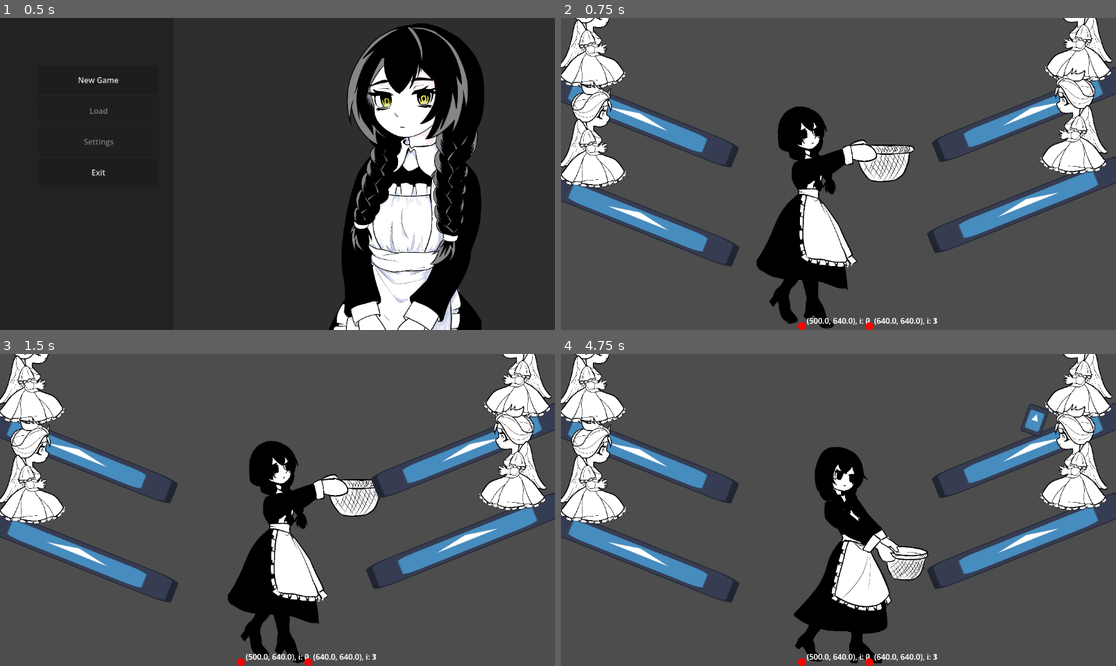
Above: before the commit, frames 1-4 (two rows, left to right).
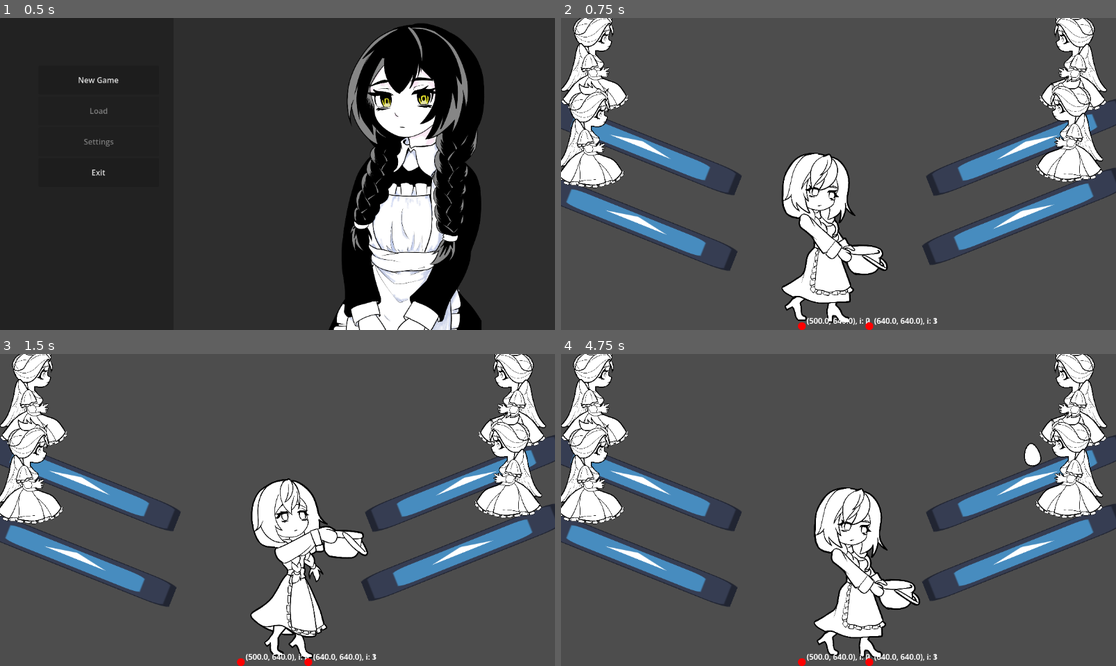
Above: after the commit, the same moments.

Repository: tenglor/alt-arcade
Game: Godot game, scene res://ui/main_menu/main_menu.tscn
The game is run twice, just before and just after one commit, with the same random seed, the same clock (stepped at 60 frames per second) and the same inputs. The engine's default icon, where the game draws it, is replaced by a stand-in: a white triangle on a blue panel in a dark square.
Inputs (mouse positions are in pixels of both pictures, inside the frame that each line leads up to):
- Up to frame 1 (0.5 s): no input
- Up to frame 2 (0.75 s): click "New Game" at 0.5 s
- Up to frame 3 (1.5 s): tap Enter at 1.25 s; move the mouse to (399, 494) at 1.27 s; click (399, 494) at 1.42 s
- Up to frame 4 (4.75 s): tap Space at 2, 3.5 s; move the mouse to (727, 525) at 2.02 s; click (727, 525) at 2.17 s; tap Enter at 2.75 s; move the mouse to (894, 441) at 2.77 s; click (894, 441) at 2.92 s; move the mouse to (810, 572) at 3.52 s; click (810, 572) at 3.67 s; move the mouse to (1005, 556) at 4.27 s; click (1005, 556) at 4.42 s

Frame 1 is identical in both runs. In frame 2, 23% of the frame differs, in the area x 0-100%, y 0-100%; in frame 3, 23%; in frame 4, 22%.
Error after the commit: Parse Error: Preload file "res://objects/egg/egg_sharp.tscn" does not exist. (res://objects/egg/egg.gd:5)

Commit message:
added egg shards

Diff:
--- a/actors/chicken/chicken.gd
+++ b/actors/chicken/chicken.gd
@@ -8,36 +8,22 @@
 func _ready() -> void:
 	pass # Replace with function body.
 
-func spawn_egg():
+func spawn_egg(pos: Vector2):
 	# Создаем экземпляр (копию) шаблона
-	var egg_instance = egg_prefab.instantiate()
+	var egg = egg_prefab.instantiate()
+	get_parent().add_child(egg)
 	# Устанавливаем его позицию
-	egg_instance.position = egg_spawn
-	egg_instance.apply_central_impulse(Vector2(10, 0))
-	egg_instance.apply_torque_impulse(500.0)
+	egg.position = pos
+	egg.apply_central_impulse(Vector2(10, 0))
+	egg.apply_torque_impulse(500.0)
+	# egg.scale = Vector2.ONE
+	# egg.global_scale = Vector2.ONE
+	# egg.call_deferred("set_transform", Transform2D.IDENTITY)
+	# egg.call_deferred("set_global_position", pos)
+	# egg.call_deferred("set_scale", Vector2.ONE)
 	# Добавляем в дерево сцены как дочерний узел
-	add_child(egg_instance)
 
-func _on_timer_timeout():
-	spawn_egg()
-	is_timeout = false
-	print("Прошло 3 секунды!")
 
 # Called every frame. 'delta' is the elapsed time since the previous frame.
 func _process(delta: float) -> void:
-	return
-	if is_timeout:
-		return
-	print("Создание таймера")
-	is_timeout = true
-	# Создаем новый таймер
-	var timer = Timer.new()
-	# Добавляем его в сцену
-	add_child(timer)
-	# Устанавливаем интервал в 10 секунд
-	timer.wait_time = 3.0
-	timer.one_shot = true
-	# Автоматически запускаем при входе в дерево сцены
-	timer.start()
-	# Подключаем сигнал timeout к функции
-	timer.timeout.connect(_on_timer_timeout)
+	pass
--- a/actors/chicken/chicken.tscn
+++ b/actors/chicken/chicken.tscn
@@ -7,6 +7,6 @@
 script = ExtResource("1_kjdr2")
 
 [node name="Sprite2D" type="Sprite2D" parent="." unique_id=212569177]
-position = Vector2(-1.9999999, -93.00001)
+position = Vector2(-1.1920929e-07, -113.00001)
 scale = Vector2(0.165, 0.165)
 texture = ExtResource("2_hf43r")
--- a/actors/player/player.tscn
+++ b/actors/player/player.tscn
@@ -9,19 +9,19 @@
 
 [sub_resource type="AtlasTexture" id="AtlasTexture_15y17"]
 atlas = ExtResource("4_lsqbn")
-region = Rect2(0, 0, 2039, 2894)
+region = Rect2(0, 0, 1020, 1447)
 
-[sub_resource type="AtlasTexture" id="AtlasTexture_388e2"]
+[sub_resource type="AtlasTexture" id="AtlasTexture_bop6h"]
 atlas = ExtResource("4_15y17")
-region = Rect2(0, 0, 2039, 2894)
+region = Rect2(0, 0, 1020, 1447)
 
 [sub_resource type="AtlasTexture" id="AtlasTexture_a744p"]
 atlas = ExtResource("3_ax26v")
-region = Rect2(0, 0, 2039, 2894)
+region = Rect2(0, 0, 1020, 1447)
 
-[sub_resource type="AtlasTexture" id="AtlasTexture_lsln6"]
+[sub_resource type="AtlasTexture" id="AtlasTexture_388e2"]
 atlas = ExtResource("6_bop6h")
-region = Rect2(0, 0, 2039, 2894)
+region = Rect2(0, 0, 1020, 1447)
 
 [sub_resource type="SpriteFrames" id="SpriteFrames_ax26v"]
 animations = [{
@@ -29,15 +29,15 @@
 "duration": 1.0,
 "texture": SubResource("AtlasTexture_15y17")
 }],
-"loop": true,
+"loop": 1,
 "name": &"quarter0",
 "speed": 5.0
 }, {
 "frames": [{
 "duration": 1.0,
-"texture": SubResource("AtlasTexture_388e2")
+"texture": SubResource("AtlasTexture_bop6h")
 }],
-"loop": true,
+"loop": 1,
 "name": &"quarter1",
 "speed": 5.0
 }, {
@@ -45,21 +45,21 @@
 "duration": 1.0,
 "texture": SubResource("AtlasTexture_a744p")
 }],
-"loop": true,
+"loop": 1,
 "name": &"quarter2",
 "speed": 5.0
 }, {
 "frames": [{
 "duration": 1.0,
-"texture": SubResource("AtlasTexture_lsln6")
+"texture": SubResource("AtlasTexture_388e2")
 }],
-"loop": true,
+"loop": 1,
 "name": &"quarter3",
 "speed": 5.0
 }]
 
 [sub_resource type="RectangleShape2D" id="RectangleShape2D_p07ip"]
-size = Vector2(122, 77.5)
+size = Vector2(51.5, 33.875)
 
 [node name="Player" type="Node2D" unique_id=766519368 groups=["player"]]
 script = ExtResource("1_ilk7j")
@@ -74,30 +74,31 @@
 texture = ExtResource("3_ax26v")
 
 [node name="AnimatedSprite2D" type="AnimatedSprite2D" parent="." unique_id=232555983]
-position = Vector2(-2, -232)
+position = Vector2(0, -119)
 scale = Vector2(0.16184404, 0.16184404)
 sprite_frames = SubResource("SpriteFrames_ax26v")
-animation = &"quarter1"
+animation = &"quarter3"
 
 [node name="Basket" type="Area2D" parent="." unique_id=788022185 groups=["player"]]
-collision_layer = 3
+collision_layer = 2
+collision_mask = 5
 
 [node name="shape0" type="CollisionShape2D" parent="Basket" unique_id=621908826]
-position = Vector2(-102, -339.75)
+position = Vector2(-50, -165)
 shape = SubResource("RectangleShape2D_p07ip")
 disabled = true
 
 [node name="shape1" type="CollisionShape2D" parent="Basket" unique_id=948579637]
-position = Vector2(100, -339)
+position = Vector2(48, -164)
 shape = SubResource("RectangleShape2D_p07ip")
 disabled = true
 
 [node name="shape2" type="CollisionShape2D" parent="Basket" unique_id=623608090]
-position = Vector2(-104, -174)
+position = Vector2(-34, -80)
 shape = SubResource("RectangleShape2D_p07ip")
 disabled = true
 
 [node name="shape3" type="CollisionShape2D" parent="Basket" unique_id=1707534907]
-position = Vector2(97, -171)
+position = Vector2(40, -80)
 shape = SubResource("RectangleShape2D_p07ip")
 disabled = true
--- a/objects/chicken_roost/chicken_roost.gd
+++ b/objects/chicken_roost/chicken_roost.gd
@@ -22,11 +22,9 @@
 func _on_area_entered(body) -> void:
 	if body.is_in_group("player"):
 		player_check = true;
-		print("Player come")
 
 func _on_area_exited(body) -> void:
 	if body.is_in_group("player"):
-		print("Player gone")
 		player_check = false;
 
 func _process(delta: float) -> void:
--- a/objects/chicken_roost/chicken_roost.tscn
+++ b/objects/chicken_roost/chicken_roost.tscn
@@ -14,7 +14,7 @@
 script = ExtResource("1_y45th")
 
 [node name="StaticBody2D" type="StaticBody2D" parent="." unique_id=2060797645]
-position = Vector2(97, 85)
+position = Vector2(100, 74)
 rotation = 0.38048178
 scale = Vector2(3.41, 0.425)
 
@@ -24,10 +24,12 @@
 [node name="CollisionShape2D" type="CollisionShape2D" parent="StaticBody2D" unique_id=1130313723]
 shape = SubResource("RectangleShape2D_ef1i7")
 
-[node name="Kitchen" parent="." unique_id=942798572 instance=ExtResource("2_y45th")]
+[node name="Chicken" parent="." unique_id=942798572 instance=ExtResource("2_y45th")]
 position = Vector2(0, 1)
 
 [node name="DetectArea" type="Area2D" parent="." unique_id=419806731]
+position = Vector2(3, -11)
+collision_mask = 7
 
 [node name="CollisionShape2D" type="CollisionShape2D" parent="DetectArea" unique_id=425418180]
 position = Vector2(393, 166)
--- a/objects/egg/egg.gd
+++ b/objects/egg/egg.gd
@@ -1,15 +1,36 @@
 extends RigidBody2D
-
-# @onready var rigid_body = $RigidBody2D
 
 var can_catch = true
 
+var sharp = preload("res://objects/egg/egg_sharp.tscn")
+
 # Called when the node enters the scene tree for the first time.
 func _ready() -> void:
-	pass # Replace with function body.
+	body_entered.connect(_on_body_entered)
+	contact_monitor = true
+	max_contacts_reported = 1
+
+func _on_body_entered(body: Node2D) -> void:
+	if body.is_in_group("floor"):
+		call_deferred("spawn_sharps")
+
+func spawn_sharps() -> void:
+		var left = sharp.instantiate()
+		var right = sharp.instantiate()
+		get_parent().add_child(left)
+		get_parent().add_child(right)
+		left.apply_impulse(Vector2(-100, 0))
+		right.apply_impulse(Vector2(100, 0))
+		var left_texture = load("res://objects/egg/egg2.png")
+		var right_texture = load("res://objects/egg/egg1.png")
+		var left_shape = load("res://objects/egg/egg_shape_left.tres")
+		var right_shape = load("res://objects/egg/egg_shape_right.tres")
+		left.setup($Sprite2D, left_texture, left_shape, position + Vector2(0, -10))
+		right.setup($Sprite2D,right_texture, right_shape, position + Vector2(0, -10))
+		queue_free()
 
 
 # Called every frame. 'delta' is the elapsed time since the previous frame.
-func _process(delta: float) -> void:
+func _process(_delta: float) -> void:
 	# print(linear_velocity)
 	pass
--- a/objects/egg/egg.tscn
+++ b/objects/egg/egg.tscn
@@ -1,25 +1,25 @@
 [gd_scene format=3 uid="uid://b3nafqj812pnh"]
 
 [ext_resource type="Script" uid="uid://dqvkkueaj5oap" path="res://objects/egg/egg.gd" id="1_3p2of"]
-[ext_resource type="Texture2D" uid="uid://butelshr38spv" path="res://icon.svg" id="1_q54iw"]
-
-[sub_resource type="PhysicsMaterial" id="PhysicsMaterial_3p2of"]
-friction = 0.5
+[ext_resource type="PhysicsMaterial" uid="uid://bbv14b2rtwcau" path="res://objects/egg/egg_physics_material.tres" id="1_ykx8v"]
+[ext_resource type="Texture2D" uid="uid://bdvorol2o10pm" path="res://objects/egg/egg0.png" id="2_3p2of"]
 
 [sub_resource type="CapsuleShape2D" id="CapsuleShape2D_3p2of"]
-radius = 21.0
-height = 60.0
+radius = 17.0
+height = 48.0
 
 [node name="Egg" type="RigidBody2D" unique_id=89488235 groups=["egg"]]
+collision_layer = 4
+collision_mask = 3
 mass = 0.2
-physics_material_override = SubResource("PhysicsMaterial_3p2of")
+physics_material_override = ExtResource("1_ykx8v")
 script = ExtResource("1_3p2of")
 
 [node name="Sprite2D" type="Sprite2D" parent="." unique_id=295305459]
-position = Vector2(-5.684342e-14, -30.000002)
-scale = Vector2(0.34374997, 0.47265628)
-texture = ExtResource("1_q54iw")
+position = Vector2(0, -25)
+scale = Vector2(0.06, 0.057)
+texture = ExtResource("2_3p2of")
 
 [node name="CollisionShape2D" type="CollisionShape2D" parent="." unique_id=302676581]
-position = Vector2(0, -30)
+position = Vector2(0, -24)
 shape = SubResource("CapsuleShape2D_3p2of")
--- /dev/null
+++ b/objects/egg/egg_physics_material.tres
@@ -0,0 +1,4 @@
+[gd_resource type="PhysicsMaterial" format=3 uid="uid://bbv14b2rtwcau"]
+
+[resource]
+friction = 0.5
--- /dev/null
+++ b/objects/egg/egg_shape_left.tres
@@ -0,0 +1,5 @@
+[gd_resource type="CapsuleShape2D" format=3 uid="uid://brk2di431eeow"]
+
+[resource]
+radius = 9.691629
+height = 42.29075
--- /dev/null
+++ b/objects/egg/egg_shape_right.tres
@@ -0,0 +1,4 @@
+[gd_resource type="CapsuleShape2D" format=3 uid="uid://cw6yfw6tqco4g"]
+
+[resource]
+height = 40.52863
--- /dev/null
+++ b/objects/egg/egg_shard.gd
@@ -0,0 +1,19 @@
+extends RigidBody2D
+
+# Called when the node enters the scene tree for the first time.
+func _ready() -> void:
+	pass # Replace with function body.
+
+func setup(parent_sprite: Sprite2D, texture: Texture2D, shape: Shape2D, pos: Vector2):
+	$Sprite2D.texture = texture
+	$Sprite2D.scale = parent_sprite.scale
+	$Sprite2D.position = parent_sprite.position
+	$CollisionShape2D.shape = shape
+	position = pos
+
+	await get_tree().create_timer(3.0).timeout
+	queue_free()
+
+# Called every frame. 'delta' is the elapsed time since the previous frame.
+func _process(delta: float) -> void:
+	pass
--- /dev/null
+++ b/objects/egg/egg_shard.tscn
@@ -0,0 +1,22 @@
+[gd_scene format=3 uid="uid://d1ptsb7ivpm6t"]
+
+[ext_resource type="PhysicsMaterial" uid="uid://bbv14b2rtwcau" path="res://objects/egg/egg_physics_material.tres" id="1_kksvg"]
+[ext_resource type="Script" uid="uid://bu32jtxcfyix2" path="res://objects/egg/egg_shard.gd" id="2_22k55"]
+[ext_resource type="Shape2D" uid="uid://brk2di431eeow" path="res://objects/egg/egg_shape_left.tres" id="3_q27f4"]
+[ext_resource type="Texture2D" uid="uid://dydvbhkjdgogw" path="res://objects/egg/egg2.png" id="4_j2ec4"]
+
+[node name="EggShard" type="RigidBody2D" unique_id=608851670]
+collision_layer = 4
+mass = 0.2
+physics_material_override = ExtResource("1_kksvg")
+script = ExtResource("2_22k55")
+
+[node name="CollisionShape2D" type="CollisionShape2D" parent="." unique_id=780390779]
+position = Vector2(-5, -24)
+scale = Vector2(1.135, 1.135)
+shape = ExtResource("3_q27f4")
+
+[node name="Sprite2D" type="Sprite2D" parent="." unique_id=2055871373]
+position = Vector2(0, -25)
+scale = Vector2(0.06, 0.057)
+texture = ExtResource("4_j2ec4")
--- a/project.godot
+++ b/project.godot
@@ -23,10 +23,13 @@
 
 player=""
 egg=""
+floor=""
 
 [layer_names]
 
 2d_physics/layer_2="Player"
+2d_physics/layer_3="Egg"
+2d_physics/layer_4="Layer 4"
 
 [physics]
 
--- a/scenes/test.tscn
+++ b/scenes/test.tscn
@@ -16,13 +16,14 @@
 
 [node name="Player" parent="." unique_id=766519368 instance=ExtResource("2_bl13t")]
 position = Vector2(573, 643)
+scale = Vector2(1.78, 1.78)
 
-[node name="EggGenerator" type="Node2D" parent="." unique_id=478956919 node_paths=PackedStringArray("kitchens")]
+[node name="EggGenerator" type="Node2D" parent="." unique_id=478956919 node_paths=PackedStringArray("chicken_roosts")]
 position = Vector2(990.99994, 368.00003)
 rotation = -0.34233928
 scale = Vector2(3.41, 0.425)
 script = ExtResource("2_lpvoh")
-kitchens = [NodePath("../ChickenRoost0"), NodePath("../ChickenRoost1"), NodePath("../ChickenRoost2"), NodePath("../ChickenRoost3")]
+chicken_roosts = [NodePath("../ChickenRoost0"), NodePath("../ChickenRoost1"), NodePath("../ChickenRoost2"), NodePath("../ChickenRoost3")]
 
 [node name="MovePlayer" type="Node2D" parent="." unique_id=2060950705 node_paths=PackedStringArray("object")]
 script = ExtResource("2_iyx0m")
@@ -31,25 +32,26 @@
 
 [node name="Input" parent="MovePlayer" unique_id=2142687075 instance=ExtResource("3_iyx0m")]
 
-[node name="StaticBody2D" type="StaticBody2D" parent="." unique_id=1331016368]
+[node name="StaticBody2D" type="StaticBody2D" parent="." unique_id=1331016368 groups=["floor"]]
 position = Vector2(611, 666)
+collision_mask = 4
 
 [node name="CollisionShape2D" type="CollisionShape2D" parent="StaticBody2D" unique_id=1419838689]
 position = Vector2(-40, -15)
 shape = SubResource("RectangleShape2D_i60o8")
 
 [node name="ChickenRoost0" parent="." unique_id=1178654223 instance=ExtResource("7_at5dv")]
-position = Vector2(62, 124)
+position = Vector2(65, 193)
 
 [node name="ChickenRoost1" parent="." unique_id=2089098102 instance=ExtResource("7_at5dv")]
-position = Vector2(1077, 113)
+position = Vector2(1068, 194)
 scale = Vector2(-1, 1)
 
 [node name="ChickenRoost2" parent="." unique_id=1537603867 instance=ExtResource("7_at5dv")]
-position = Vector2(63, 330)
+position = Vector2(56, 350)
 
 [node name="ChickenRoost3" parent="." unique_id=310547418 instance=ExtResource("7_at5dv")]
-position = Vector2(1067, 302)
+position = Vector2(1060, 338)
 scale = Vector2(-1, 1)
 
 [node name="GameMenu" parent="." unique_id=261793984 instance=ExtResource("7_jcd4p")]
--- a/scrips/egg_generator.gd
+++ b/scrips/egg_generator.gd
@@ -1,6 +1,6 @@
 extends Node2D
 
-@export var kitchens: Array[Node2D]
+@export var chicken_roosts: Array[Node2D]
 var rng = RandomNumberGenerator.new()
 var is_timeout = false
 
@@ -10,7 +10,8 @@
 
 func _on_timer_timeout():
 	var i = rng.randi_range(0, 3)
-	kitchens[i].get_node("Kitchen").spawn_egg()
+	var chicken = chicken_roosts[i].get_node("Chicken")
+	chicken.spawn_egg(chicken.position)
 	is_timeout = false
 
 # Called every frame. 'delta' is the elapsed time since the previous frame.
Binary file changed: actors/player/maid1-mirror.png
Binary file changed: actors/player/maid1.png
Binary file changed: actors/player/maid2-mirror.png
Binary file changed: actors/player/maid2.png
Binary file added: objects/egg/egg0.png
Not shown, added: objects/egg/egg0.png.import
Binary file added: objects/egg/egg1.png
Not shown, added: objects/egg/egg1.png.import
Binary file added: objects/egg/egg2.png
Not shown, added: objects/egg/egg2.png.import
Not shown, added: objects/egg/egg_shard.gd.uid
Not shown, added: objects/egg/egg.tscn15027812427.tmp
(and 1 more such lines)
